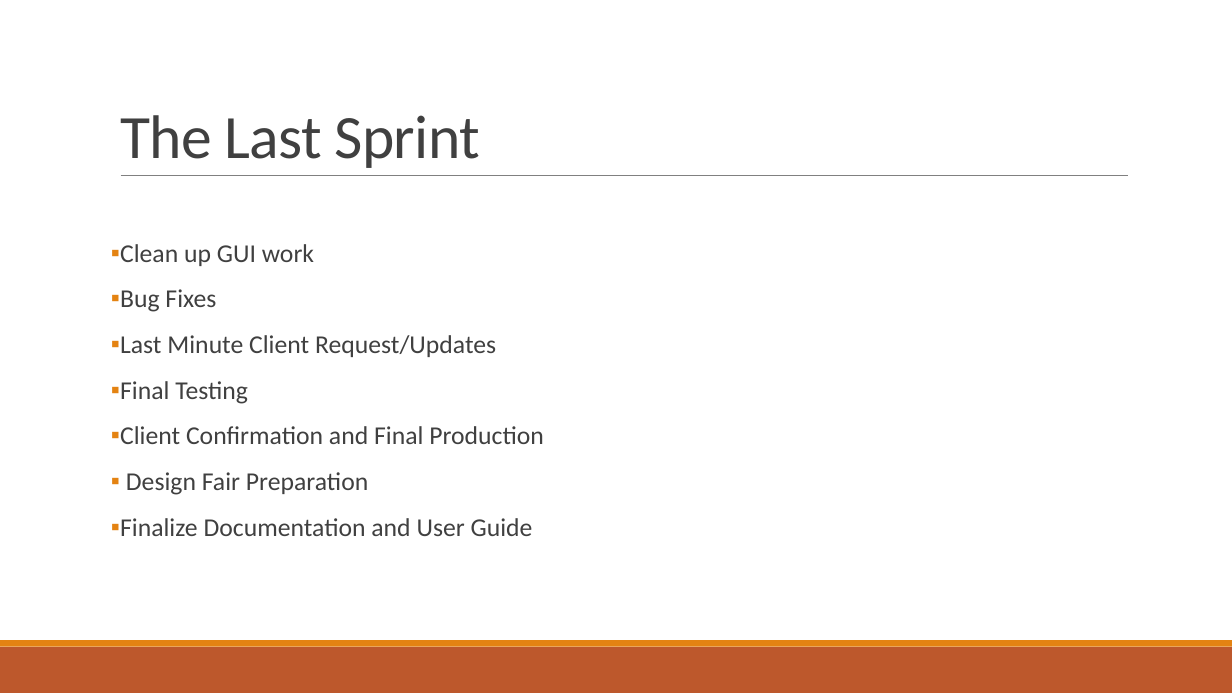
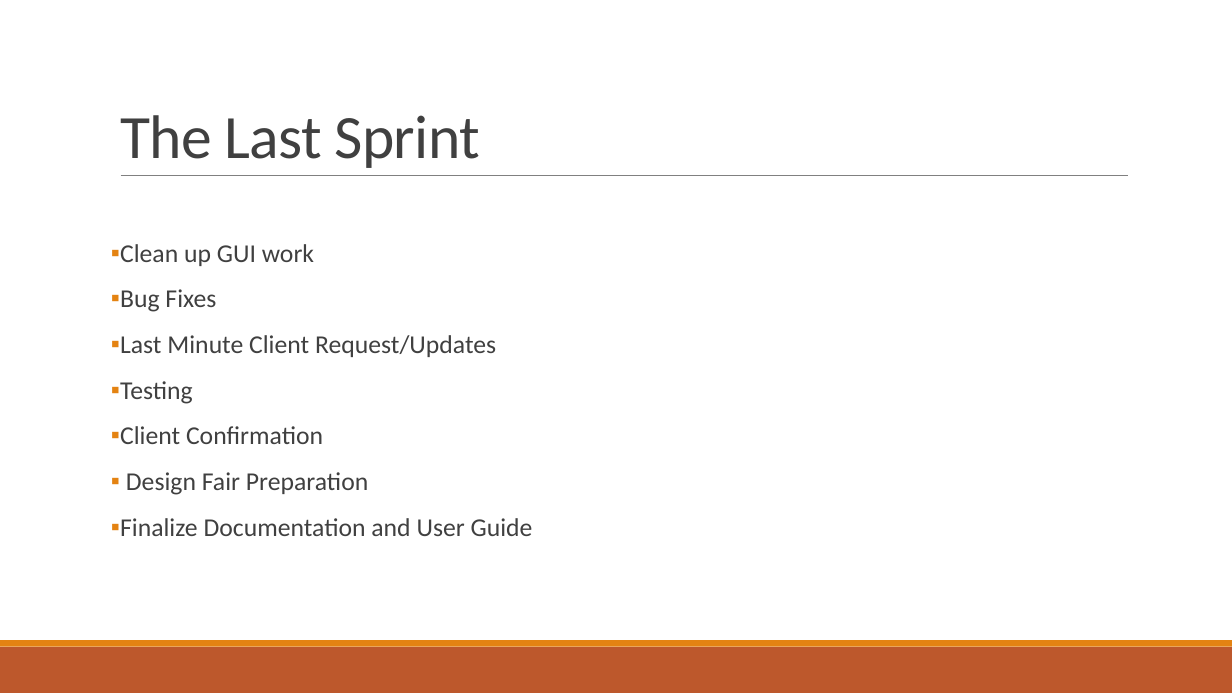
Before and after one commit to SDSMT-CSC464-F15/dancesoft, a slide deck: slide 15 of Sprint 5/DanceSoft powerpoint sprint 5.pptx. Drawn at 1232x693 pixels with LibreOffice and Linux fonts; fonts in the diff are those of the drawing. Boxes give left, top, right and bottom in pixels: in the first picture for what was removed or moved away, otherwise in the second. Text is boxed around its words. In the diff, an @@ line names an element or a change of style, - is before the commit and + after.

```diff
--- a/Sprint 5/DanceSoft powerpoint sprint 5.pptx
+++ b/Sprint 5/DanceSoft powerpoint sprint 5.pptx
@@ text at (120, 381, 323, 444): text changed @@
-▪ Final Testing
-▪ Client Confirmation and Final Production
+▪ Testing
+▪ Client Confirmation
```
Also in this commit, not shown: 7 other slides changed, 6 other files.
